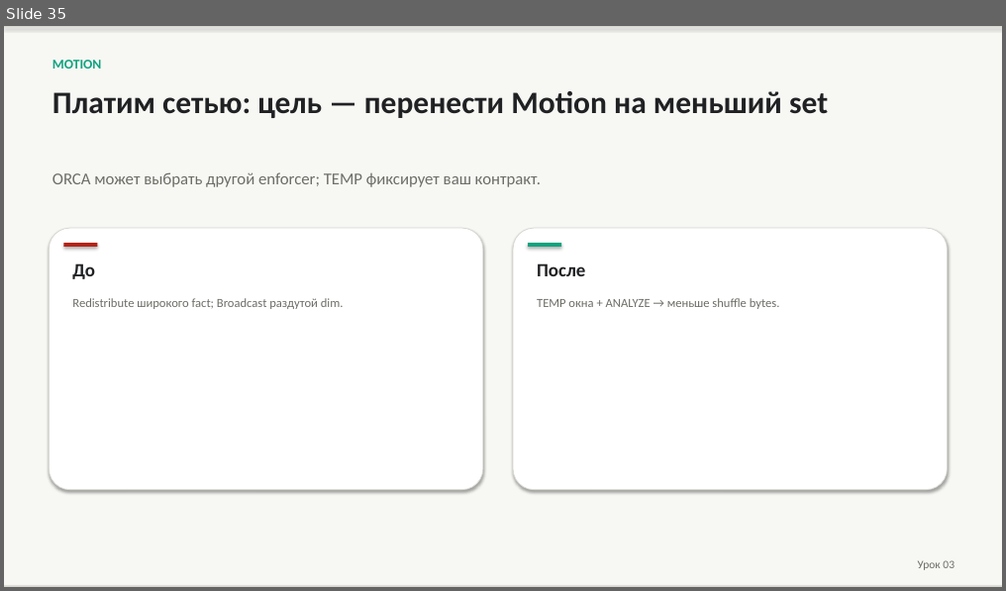
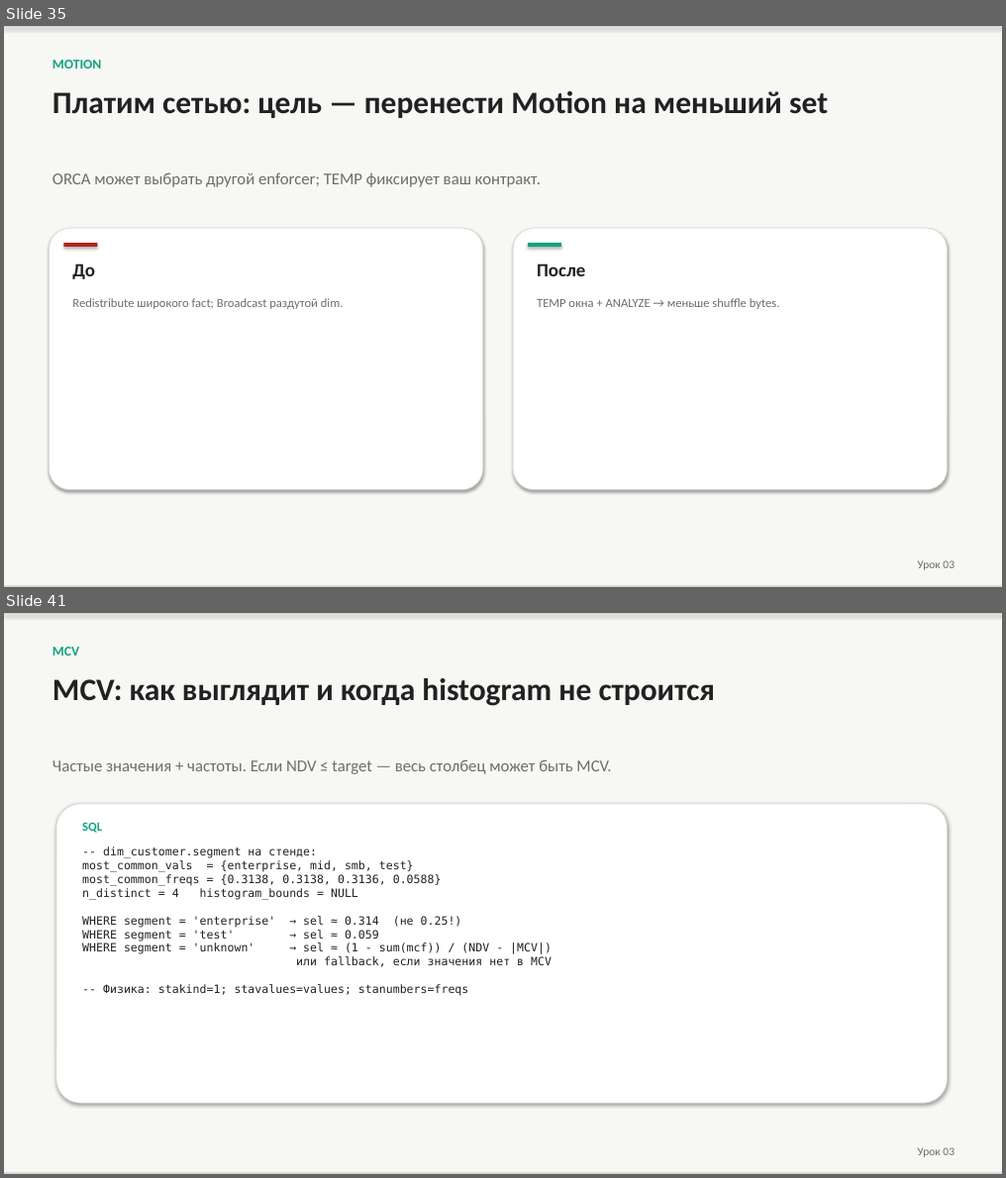
Before and after one commit to PaulKov/de-mentor, a slide deck: artifacts/greenplum-query-tuning-theory.pptx. Shown one above the other, each under a label of ours: slide 35 before the commit, slides 35 and 41 after it; the slides between them are not shown. The pictures are 1006x591 and 1006x1178 pixels, drawn with LibreOffice and Linux fonts; fonts in the diff are those of the drawing. Boxes give left, top, right and bottom in pixels: in the first picture for what was removed or moved away, otherwise in the second. Text is boxed around its words. In the diff, an @@ line names an element or a change of style, - is before the commit and + after.

```diff
--- a/artifacts/greenplum-query-tuning-theory.pptx
+++ b/artifacts/greenplum-query-tuning-theory.pptx
@@ slide 41 added at [4,613,1002,1174], background #FFFFFF @@
@@ rectangle added at [4,613,1002,1174], fill #F7F7F4 @@
@@ rectangle added at [4,613,1002,615], fill #D8D7D0 @@
@@ text added at [53,647,79,656], 13 pt, text #10A37F, bold @@
+MCV
@@ text added at [53,678,716,706], 30 pt, text #202123, bold @@
+MCV: как выглядит и когда histogram не строится
@@ text added at [53,760,611,774], 16 pt, text #6E6E68 @@
+Частые значения + частоты. Если NDV ≤ target — весь столбец может быть MCV.
@@ rounded rectangle added at [56,804,947,1103], fill #FFFFFF, outline #D8D7D0 0.75 pt @@
@@ text added at [82,822,102,833], 12 pt, text #10A37F, bold @@
+SQL
@@ text added at [82,847,551,996], 11 pt, text #202123 @@
+-- dim_customer.segment на стенде:
+most_common_vals = {enterprise, mid, smb, test}
+most_common_freqs = {0.3138, 0.3138, 0.3136, 0.0588}
+n_distinct = 4 histogram_bounds = NULL
+WHERE segment = 'enterprise' → sel ≈ 0.314 (не 0.25!)
+WHERE segment = 'test' → sel ≈ 0.059
+WHERE segment = 'unknown' → sel ≈ (1 - sum(mcf)) / (NDV - |MCV|)
+или fallback, если значения нет в MCV
+-- Физика: stakind=1; stavalues=values; stanumbers=freqs
@@ rectangle added at [4,1173,1002,1174], fill #D8D7D0 @@
@@ text added at [918,1148,954,1157], 11 pt, text #6E6E68 @@
+Урок 03
```
Also in this commit, not shown: 4 slides changed, 11 other slides added, 2 slides removed, 38 other files.
